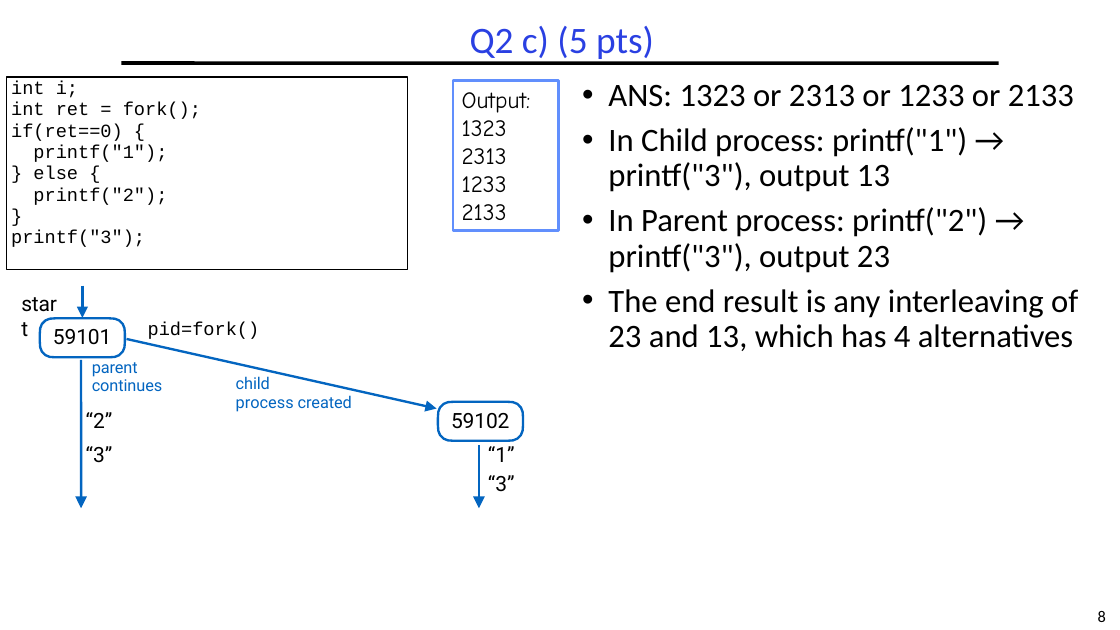
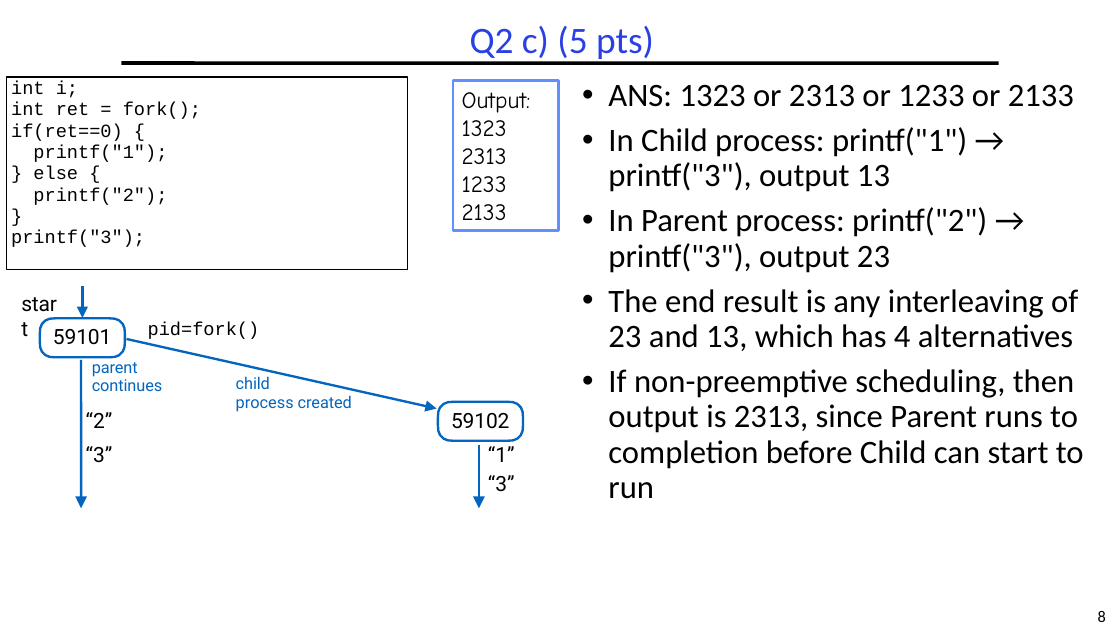
Before and after one commit to guhofstra/CSC256Fa25, a slide deck: slide 8 of PPTs/Exam/OS MidtermExam ANS Sp2025.pptx. Drawn at 1120x630 pixels with LibreOffice and Linux fonts; fonts in the diff are those of the drawing. Boxes give left, top, right and bottom in pixels: in the first picture for what was removed or moved away, otherwise in the second. Text is boxed around its words. In the diff, an @@ line names an element or a change of style, - is before the commit and + after.

```diff
--- a/PPTs/Exam/OS MidtermExam ANS Sp2025.pptx
+++ b/PPTs/Exam/OS MidtermExam ANS Sp2025.pptx
@@ text at (x1=608, y1=369, x2=1084, y2=499): paragraph added @@
+• If non-preemptive scheduling, then output is 2313, since Parent runs to completion before Child can start to run
```
Also in this commit, not shown: 9 other slides changed, 1 other file.
